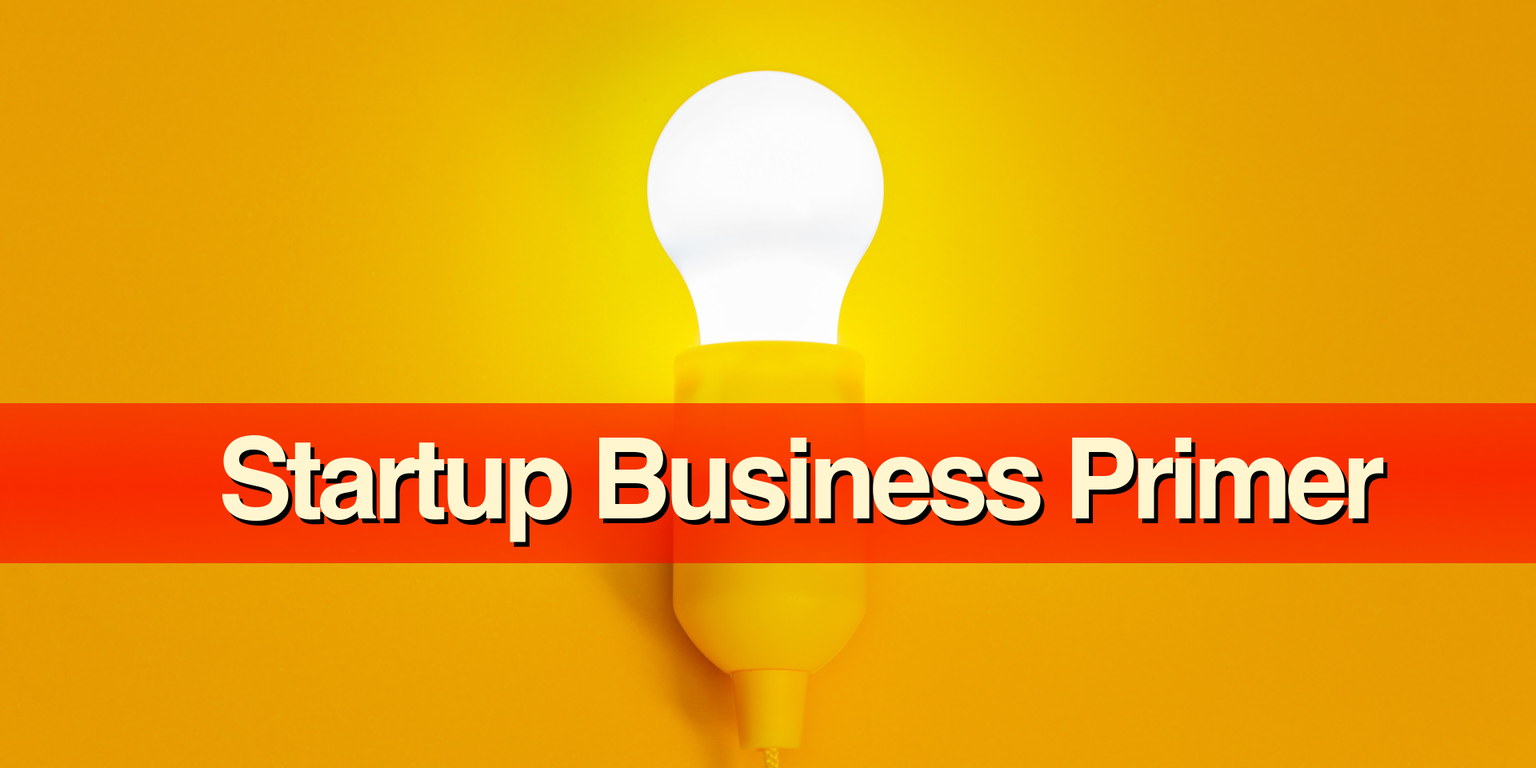
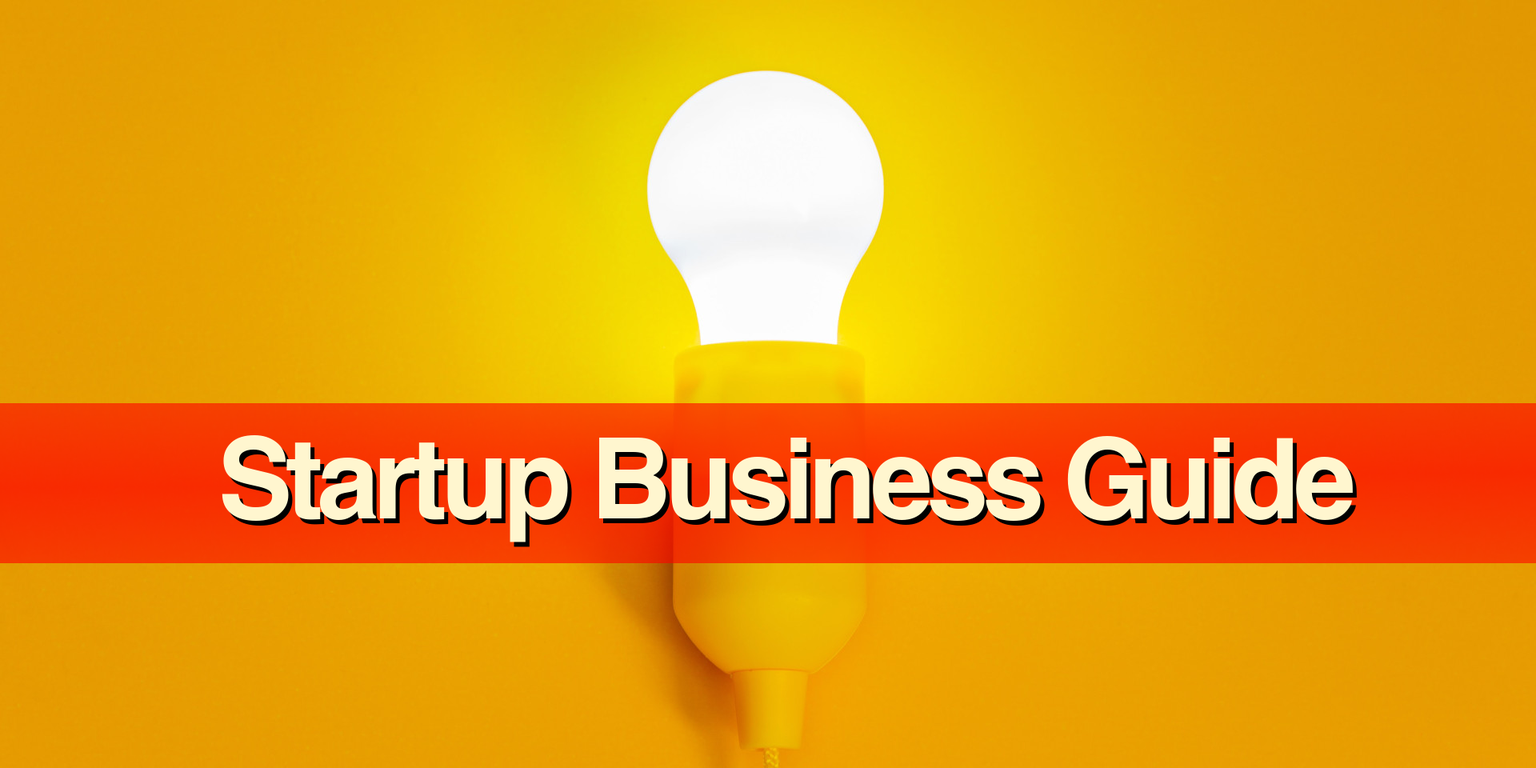
Layer changes from the first 1536 x 768 image to the second:
renamed "Startup Business Primer #1" to "Startup Business Guide", painted on it over (1067, 435, 1384, 526)
renamed "Startup Business Primer" to "Startup Business Guide #1", painted on it over (1067, 439, 1388, 526)
